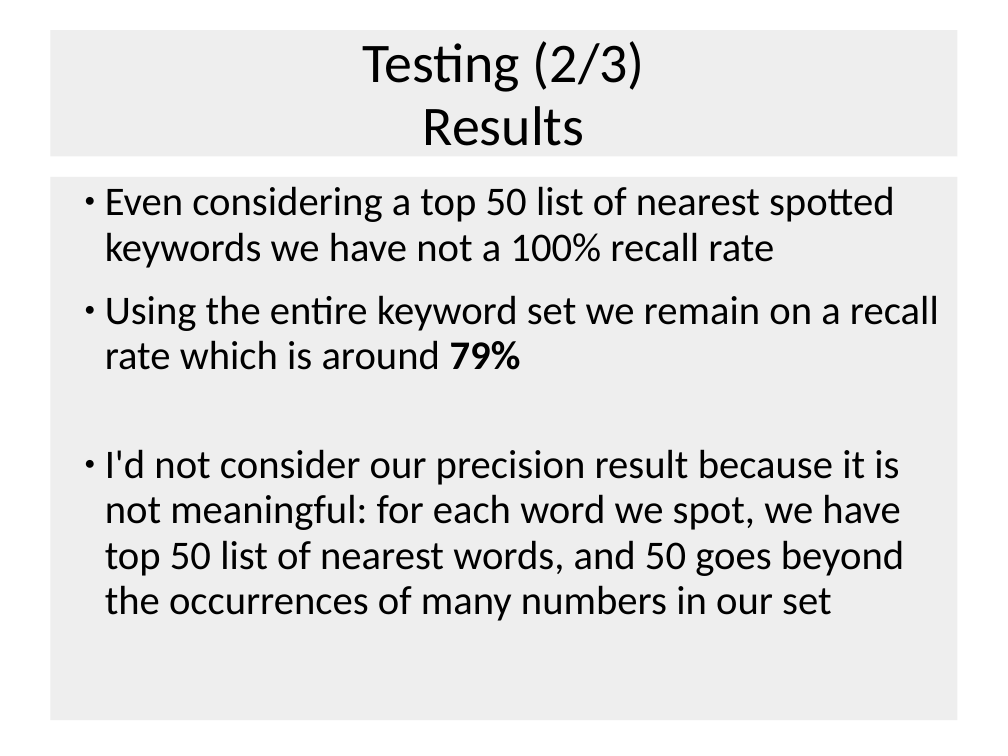
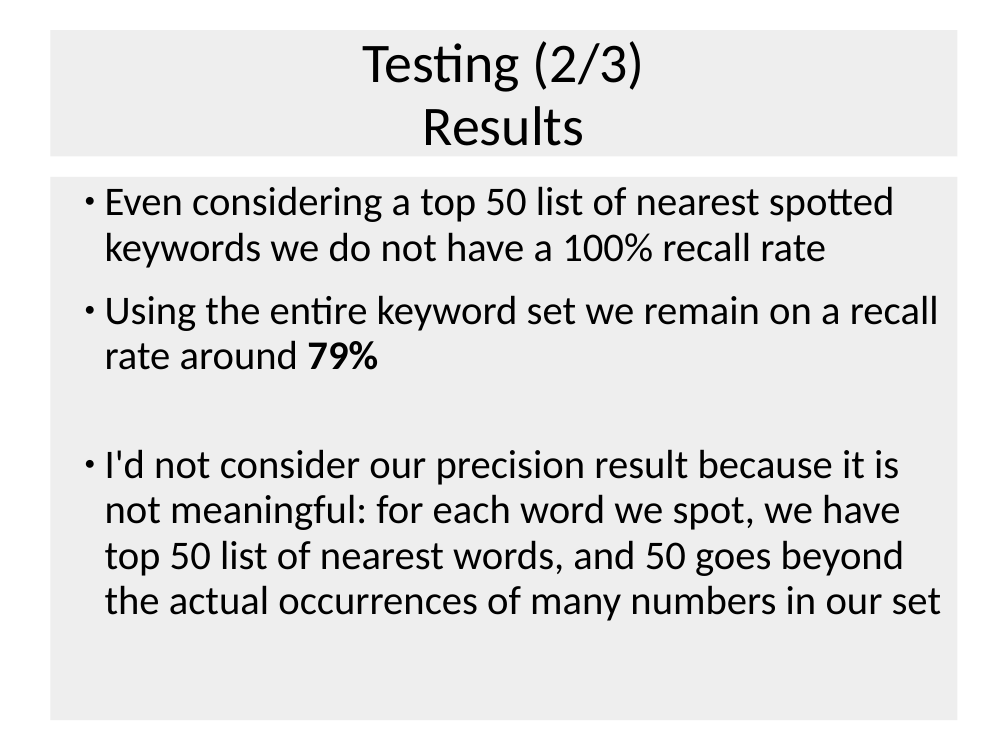
Before and after one commit to SebastianLukas/greenpatterns, a slide deck: slide 8 of KeywordSpotting/Keyword-Spotting-Präsi.ppt. Drawn at 1008x756 pixels with LibreOffice and Linux fonts; fonts in the diff are those of the drawing; background and template pictures are left out. Boxes give left, top, right and bottom in pixels: in the first picture for what was removed or moved away, otherwise in the second. Text is boxed around its words. In the diff, an @@ line names an element or a change of style, - is before the commit and + after.

```diff
--- a/KeywordSpotting/Keyword-Spotting-Präsi.ppt
+++ b/KeywordSpotting/Keyword-Spotting-Präsi.ppt
@@ text at bbox=[105, 186, 942, 621]: text changed @@
-● Even considering a top 50 list of nearest spotted keywords we have not a 100% recall rate
-● Using the entire keyword set we remain on a recall rate which is around 79%
-● I'd not consider our precision result because it is not meaningful: for each word we spot, we have top 50 list of nearest words, and 50 goes beyond the occurrences of many numbers in our set
+● Even considering a top 50 list of nearest spotted keywords we do not have a 100% recall rate
+● Using the entire keyword set we remain on a recall rate around 79%
+● I'd not consider our precision result because it is not meaningful: for each word we spot, we have top 50 list of nearest words, and 50 goes beyond the actual occurrences of many numbers in our set
```
Also in this commit, not shown: 5 other slides changed, 1 other file.
